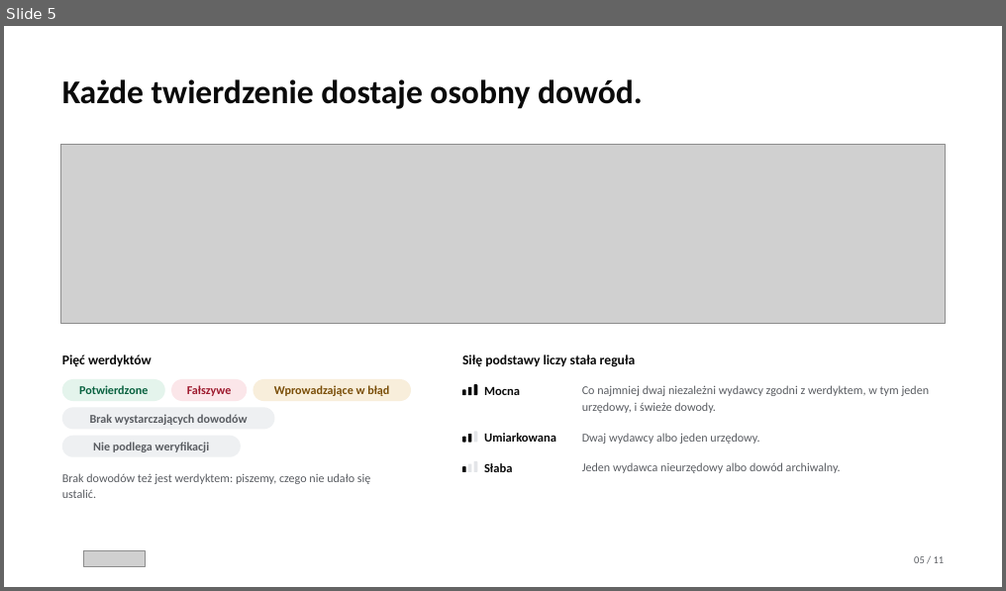
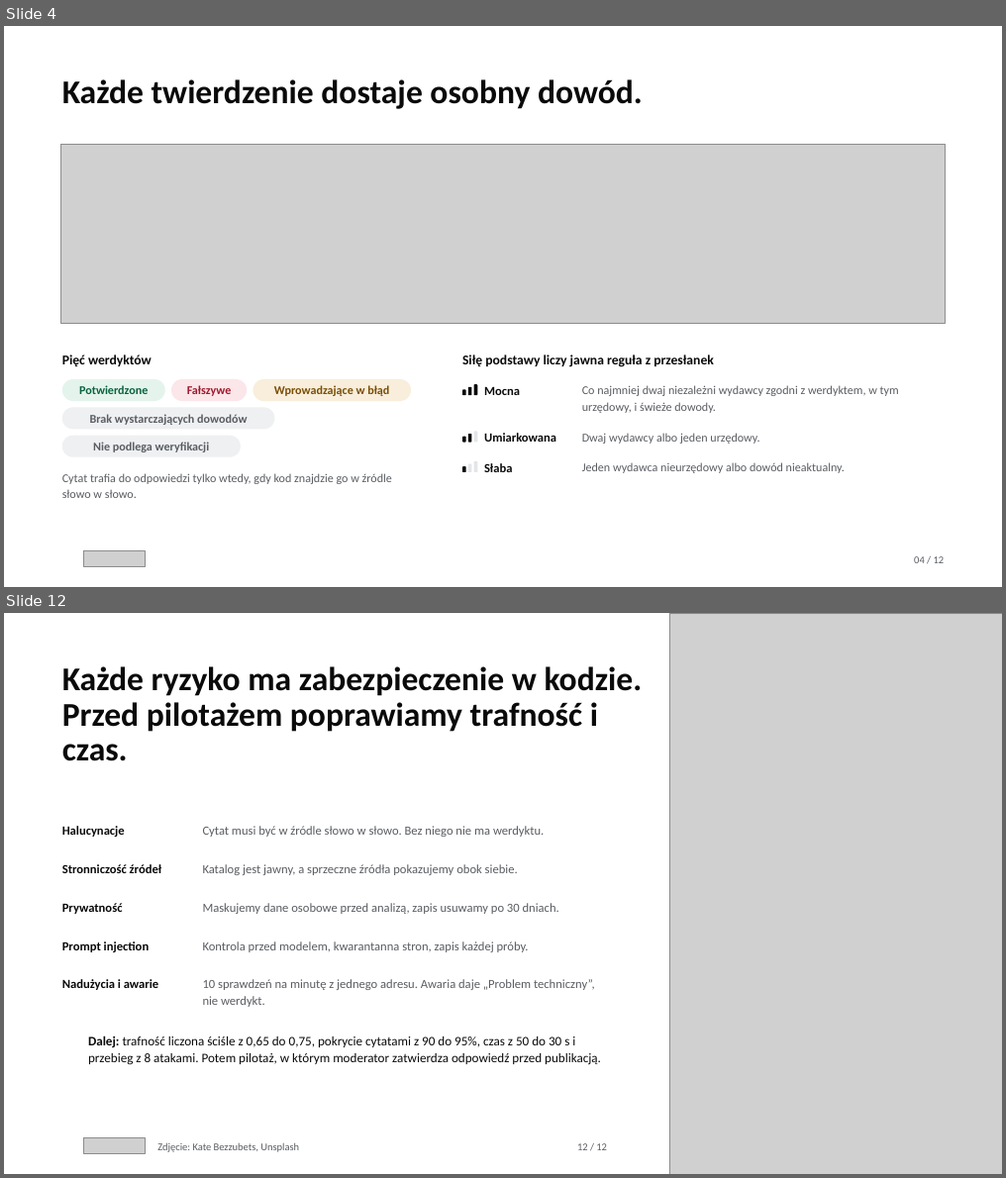
Before and after one commit to Meritum-HackNation2026/meritum-marketing, a slide deck: deck/meritum-deck.pptx. Shown one above the other, each under a label of ours: slide 5 before the commit, slides 4 and 12 after it; the slides between them are not shown. The pictures are 1006x591 and 1006x1178 pixels, drawn with LibreOffice and Linux fonts; fonts in the diff are those of the drawing; grey boxes stand for pictures; background and template pictures are left out. Boxes give left, top, right and bottom in pixels: in the first picture for what was removed or moved away, otherwise in the second. Text is boxed around its words. In the diff, an @@ line names an element or a change of style, - is before the commit and + after.

Commit message:
feat: decki pokazują zmierzone wyniki, koszty i skalowanie z arkusza Excel (#27)
* feat(docs): arkusz kosztów i wyników ma siedem przebiegów benchmarku i mapę liczb ze slajdów (#21)

Arkusz docs/meritum-koszty-i-wyniki.xlsx buduje build_workbook.py z raportów
meritum-worker (origin/develop 4cf906d). Ostatni przebieg to 7b: macro-F1 0,82
w raporcie i 0,65 liczone ściśle, pokrycie cytatami 90%, mediana 50 s.
Arkusz „Liczby na slajdach” podaje komórkę każdej liczby z decków, a test
tests/test_deck_numbers.py sprawdza, że slajdy i arkusz się zgadzają.
koszty-i-skalowanie.md mówi, skąd różnica wobec wcześniejszych szacunków.

* docs(deck): główny pitch zespołu jako wzorzec do porównań (#21)

Plik od Ani z 22.11.2026 leży w deck/wzorzec bez zmian. README mówi, czym
jest i dlaczego jego liczby o kosztach różnią się od arkusza.

* feat(deck): oba decki pokazują zmierzone wyniki, koszty, skalowanie i diagram kontenerów (#21)

Oba decki mają 12 slajdów w tej samej kolejności. Slajd z wynikami pokazuje
przebieg 7b przy każdym celu, także tam, gdzie celu nie spełniamy. Doszły
slajdy o kosztach według poziomu przyjęcia i o skalowaniu, każdy z linkiem
do arkusza. Slajd o użytkownikach wszedł do slajdu o kanałach, a pasek
postępu i strona wstrzymania do jednego slajdu z wynikiem.
Pełny diagram kontenerów, siedem przebiegów i prognoza są w dodatku
(deck/meritum-own/dodatek.html) poza limitem 12 slajdów.
Deck zespołu wycina tabele z liczbami z index.html, więc liczby w obu
deckach są te same.

* fix(deck): slajd z wynikami pokazuje cel i pomiar bez etykiet „spełniony / niespełniony” (#21)

Z tabeli na slajdzie 9 w obu deckach zniknęła kolumna z oceną. Cel z treści
zadania i wartość z przebiegu 7b stoją obok siebie. Przy prompt injection
została kreska, a pod nazwą miernika jest dopisek „nie zmierzono”.

Tytuł slajdu to „Wyniki z przebiegu 7b: 64 twierdzenia, 53 trafne werdykty.”,
a podtytuł podaje już tylko datę, 11 wstrzymań i 0 błędów technicznych.
Zdania o spełnianiu celów wypadły też z notatek prowadzącego do slajdów 9
i 12, z tekstu alternatywnego tabeli i z README. Test sprawdza dopisek
„nie zmierzono”. Arkusz i dodatek są bez zmian.

```diff
--- a/deck/meritum-deck.pptx
+++ b/deck/meritum-deck.pptx
@@ slide 12 added at (4, 613, 1002, 1174), background #FFFFFF @@
@@ picture added at (669, 613, 1002, 1174) @@
@@ text added at (62, 666, 643, 732), 32 pt, text #0A0A0A, bold @@
+Każde ryzyko ma zabezpieczenie w kodzie. Przed pilotażem poprawiamy trafność i czas.
@@ text added at (62, 826, 125, 837), 12 pt, text #0A0A0A, bold @@
+Halucynacje
@@ text added at (203, 826, 544, 837), 12 pt, text #5A5D62 @@
+Cytat musi być w źródle słowo w słowo. Bez niego nie ma werdyktu.
@@ text added at (62, 864, 161, 873), 12 pt, text #0A0A0A, bold @@
+Stronniczość źródeł
@@ text added at (203, 864, 518, 875), 12 pt, text #5A5D62 @@
+Katalog jest jawny, a sprzeczne źródła pokazujemy obok siebie.
@@ text added at (62, 903, 123, 914), 12 pt, text #0A0A0A, bold @@
+Prywatność
@@ text added at (203, 903, 559, 914), 12 pt, text #5A5D62 @@
+Maskujemy dane osobowe przed analizą, zapis usuwamy po 30 dniach.
@@ text added at (62, 942, 150, 953), 12 pt, text #0A0A0A, bold @@
+Prompt injection
@@ text added at (203, 942, 529, 953), 12 pt, text #5A5D62 @@
+Kontrola przed modelem, kwarantanna stron, zapis każdej próby.
@@ text added at (62, 979, 158, 990), 12 pt, text #0A0A0A, bold @@
+Nadużycia i awarie
@@ text added at (203, 979, 595, 1007), 12 pt, text #5A5D62 @@
+10 sprawdzeń na minutę z jednego adresu. Awaria daje „Problem techniczny”, nie werdykt.
@@ text added at (88, 1036, 601, 1065), 12.5 pt, text #0A0A0A @@
+Dalej: trafność liczona ściśle z 0,65 do 0,75, pokrycie cytatami z 90 do 95%, czas z 50 do 30 s i przebieg z 8 atakami. Potem pilotaż, w którym moderator zatwierdza odpowiedź przed publikacją.
@@ picture added at (84, 1138, 145, 1154) @@
@@ text added at (157, 1144, 299, 1153), 10 pt, text #5A5D62 @@
+Zdjęcie: Kate Bezzubets, Unsplash
@@ text added at (577, 1144, 607, 1151), 10 pt, text #5A5D62 @@
+12 / 12
@@ what was slide 5 is now slide 4 @@
@@ slide 4 changed as well @@
@@ text at (462, 355, 714, 368): text changed @@
-Siłę podstawy liczy stała reguła
+Siłę podstawy liczy jawna reguła z przesłanek
@@ text at (582, 385, 899, 413): text changed @@
-Co najmniej dwaj niezależni wydawcy zgodni z werdyktem, w tym jeden urzędowy, i świeże dowody.
+Co najmniej dwaj niezależni wydawcy zgodni z werdyktem, w tym urzędowy, i świeże dowody.
@@ text at (582, 463, 845, 473): text changed @@
-Jeden wydawca nieurzędowy albo dowód archiwalny.
+Jeden wydawca nieurzędowy albo dowód nieaktualny.
@@ text at (62, 473, 392, 498): text changed @@
-Brak dowodów też jest werdyktem: piszemy, czego nie udało się ustalić.
+Cytat trafia do odpowiedzi tylko wtedy, gdy kod znajdzie go w źródle słowo w słowo.
@@ text at (914, 557, 944, 564): text changed @@
-05 / 11
+04 / 12
```
Also in this commit, not shown: 4 other slides changed, 6 other slides added, 6 slides removed, 45 other files.
